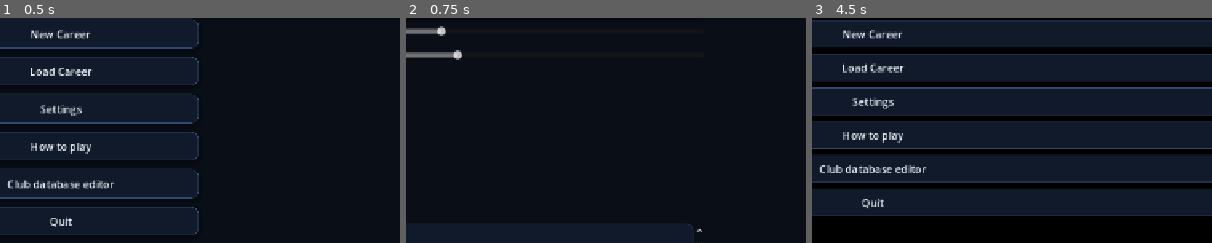
Above: before the commit, frames 1-3 (left to right).
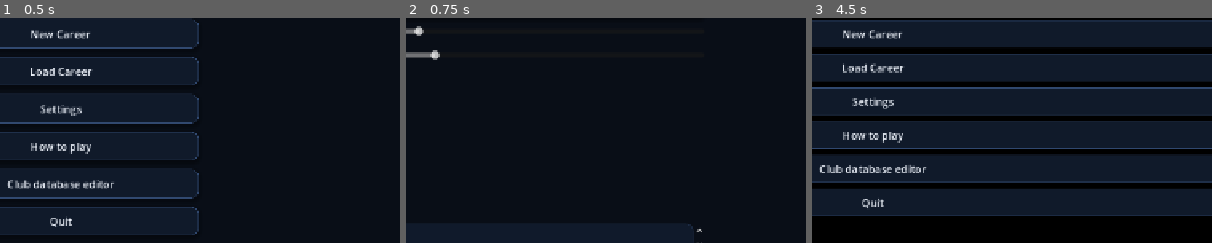
Above: after the commit, the same moments.

Repository: eghosa001/football-manager
Game: Godot game, scene res://game/scenes/career_app.tscn
Same seed, same stepped clock (60 frames per second), same inputs: the game is played once before the commit and once after it.
Inputs:
- Up to frame 1 (0.5 s): no input
- Up to frame 2 (0.75 s): click "Settings" at 0.5 s
- Up to frame 3 (4.5 s): click "High contrast" at 1.25 s; click "Reduce motion" at 2 s; click "Screen-reader labels" at 2.75 s; click "Autosave" at 3.5 s; click "Apply" at 4.25 s
The pictures show only the part of the screen within x 42-92%, y 16-66%; the shares and areas given below are measured in that part.

Frame 1 is identical in both runs. In frame 2, 0.5% of the frame differs, in the area x 2-14%, y 3-19%; in frame 3, nothing differs.

Commit message:
Align settings UI with persisted limits

Diff:
--- a/game/career/registry_career_app.gd
+++ b/game/career/registry_career_app.gd
@@ -71,6 +71,38 @@
 	_add_button(buttons, tr("Create Career"), _create_career_from_wizard)
 	_add_button(buttons, tr("Back"), _show_main_menu)
 
+func _show_settings() -> void:
+	var root := _clear()
+	_add_heading(root, tr("Settings"), 28)
+	var language := OptionButton.new()
+	for code in LocalizationServiceClass.SUPPORTED: language.add_item(String(code).to_upper())
+	language.select(maxi(0, LocalizationServiceClass.SUPPORTED.find(String(settings.get("language", "en")))))
+	root.add_child(_labeled("Language", language))
+	var ui_scale := HSlider.new(); ui_scale.name = "UIScaleSetting"; ui_scale.min_value = 0.85; ui_scale.max_value = 2.0; ui_scale.step = 0.05; ui_scale.value = float(settings.get("ui_scale",1.0)); root.add_child(_labeled("UI scale", ui_scale))
+	var font_scale := HSlider.new(); font_scale.name = "FontScaleSetting"; font_scale.min_value = 0.9; font_scale.max_value = 2.0; font_scale.step = 0.05; font_scale.value = float(settings.get("font_scale",1.0)); root.add_child(_labeled("Font scale", font_scale))
+	var contrast := CheckBox.new(); contrast.name = "HighContrastSetting"; contrast.text = tr("High contrast"); contrast.button_pressed = bool(settings.get("high_contrast",false)); root.add_child(contrast)
+	var motion := CheckBox.new(); motion.name = "ReduceMotionSetting"; motion.text = tr("Reduce motion"); motion.button_pressed = bool(settings.get("reduce_motion",false)); root.add_child(motion)
+	var reader := CheckBox.new(); reader.name = "ScreenReaderSetting"; reader.text = tr("Screen-reader labels"); reader.button_pressed = bool(settings.get("screen_reader_labels",true)); root.add_child(reader)
+	var autosave := CheckBox.new(); autosave.name = "AutosaveSetting"; autosave.text = tr("Autosave"); autosave.button_pressed = bool(settings.get("autosave",true)); root.add_child(autosave)
+	var interval := SpinBox.new(); interval.name = "AutosaveIntervalSetting"; interval.min_value = 1; interval.max_value = 30; interval.value = int(settings.get("autosave_interval_days",7)); root.add_child(_labeled("Autosave interval (days)", interval))
+	var row := HBoxContainer.new(); root.add_child(row)
+	_add_button(row, tr("Apply"), func():
+		settings.language = LocalizationServiceClass.SUPPORTED[language.selected]
+		settings.ui_scale = ui_scale.value
+		settings.font_scale = font_scale.value
+		settings.high_contrast = contrast.button_pressed
+		settings.reduce_motion = motion.button_pressed
+		settings.screen_reader_labels = reader.button_pressed
+		settings.autosave = autosave.button_pressed
+		settings.autosave_interval_days = int(interval.value)
+		settings = settings_store.sanitize(settings)
+		settings_store.save(SETTINGS_PATH, settings)
+		_apply_runtime_settings()
+		_show_main_menu()
+	)
+	_add_button(row, tr("Reset"), func(): settings = settings_store.defaults(); settings_store.save(SETTINGS_PATH, settings); _apply_runtime_settings(); _show_settings())
+	_add_button(row, tr("Back"), _show_main_menu)
+
 func _show_career() -> void:
 	var root := _clear()
 	var snap: Dictionary = session.snapshot()
